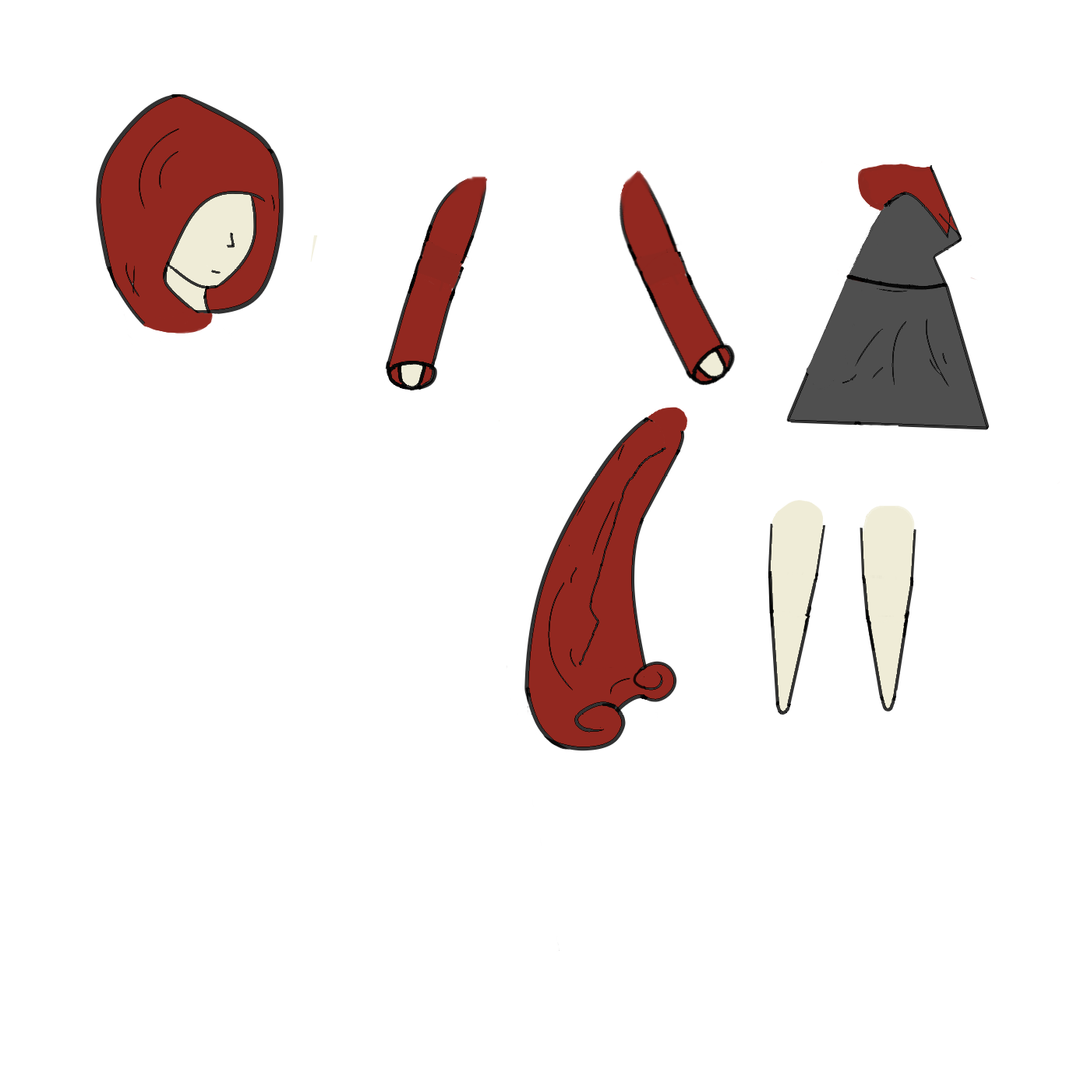
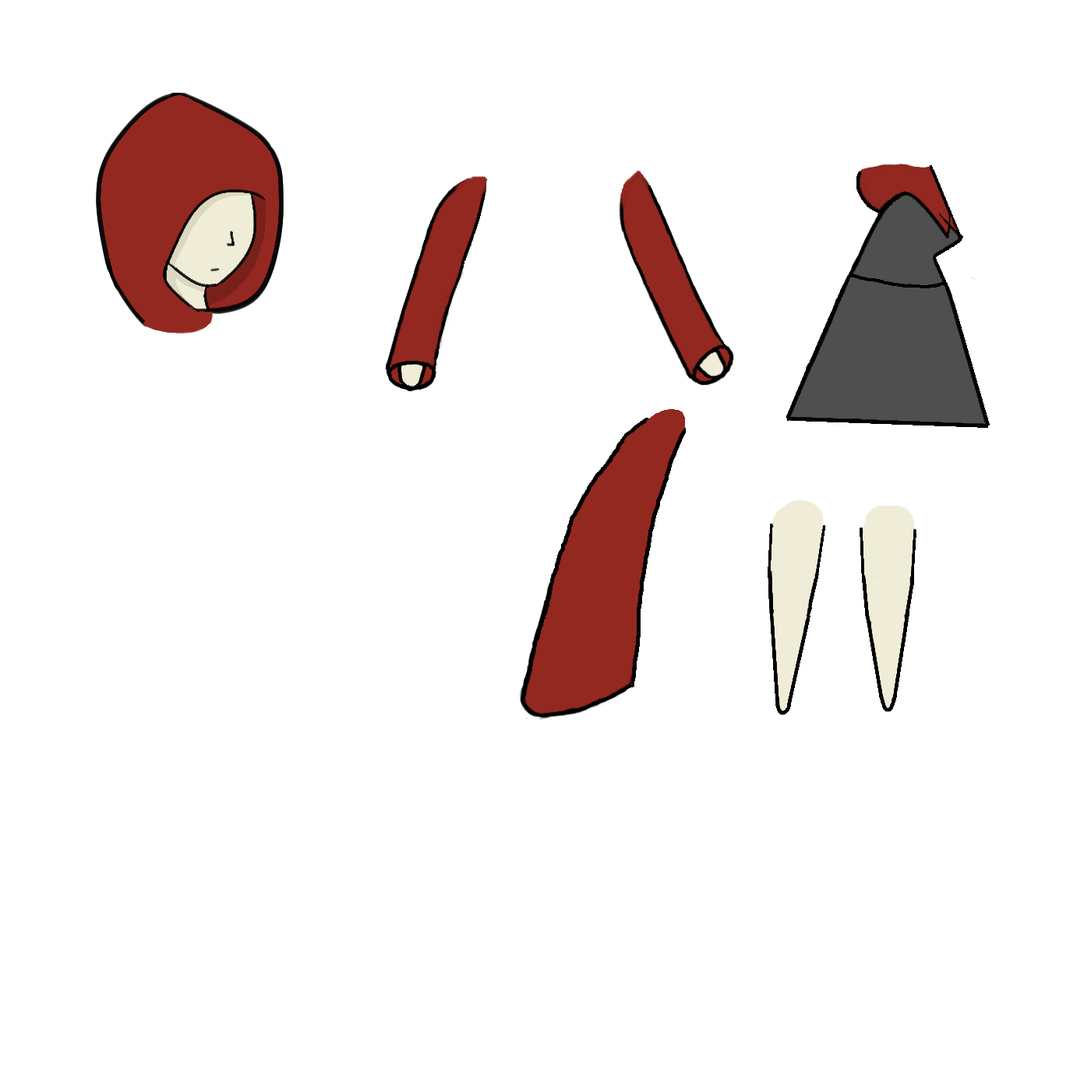
Layers edited between the first and the second 1091 x 1091 image:
hid "cape" over [310, 235, 688, 952]
removed layer "L_UpperLeg" over [498, 420, 1061, 620]
removed layer "L_LowerLeg" over [769, 576, 813, 715]
removed layer "R_UpperLeg" over [529, 504, 918, 632]
removed layer "R_LowerLeg" over [865, 594, 910, 712]
added layer "L_Leg" above "R_Leg" over [498, 420, 1061, 715]
added layer "R_Leg" above "L_Arm" over [527, 504, 918, 712]
renamed "L_LowerArm" to "L_Arm", painted on it over [619, 170, 736, 386]
removed layer "L_UpperArm" over [619, 170, 683, 284]
renamed "R_LowerArm" to "R_Arm", painted on it over [383, 175, 489, 392]
removed layer "R_UpperArm" over [419, 175, 489, 277]
renamed "head" to "Head", moved it above "Layer 2", painted on it over [95, 91, 284, 333]
added layer "Layer 2" above "Layer 1" over [519, 409, 687, 725]
added layer "Layer 1" above "upperBody" over [786, 165, 991, 429]
hid "upperBody" over [840, 165, 964, 292]
hid "lowerBody" over [786, 275, 991, 431]
